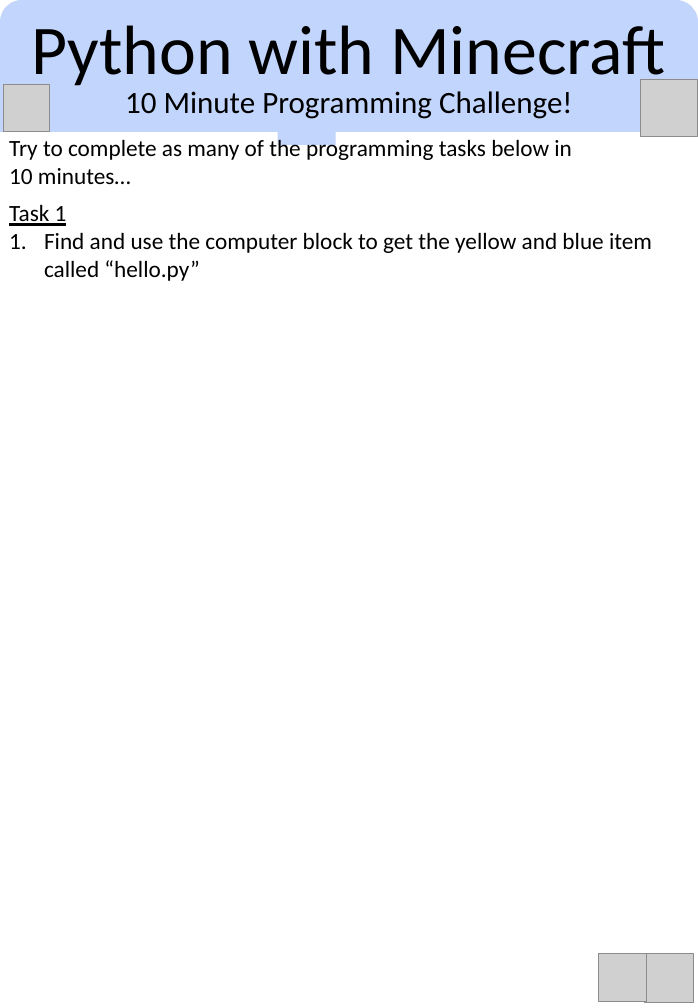
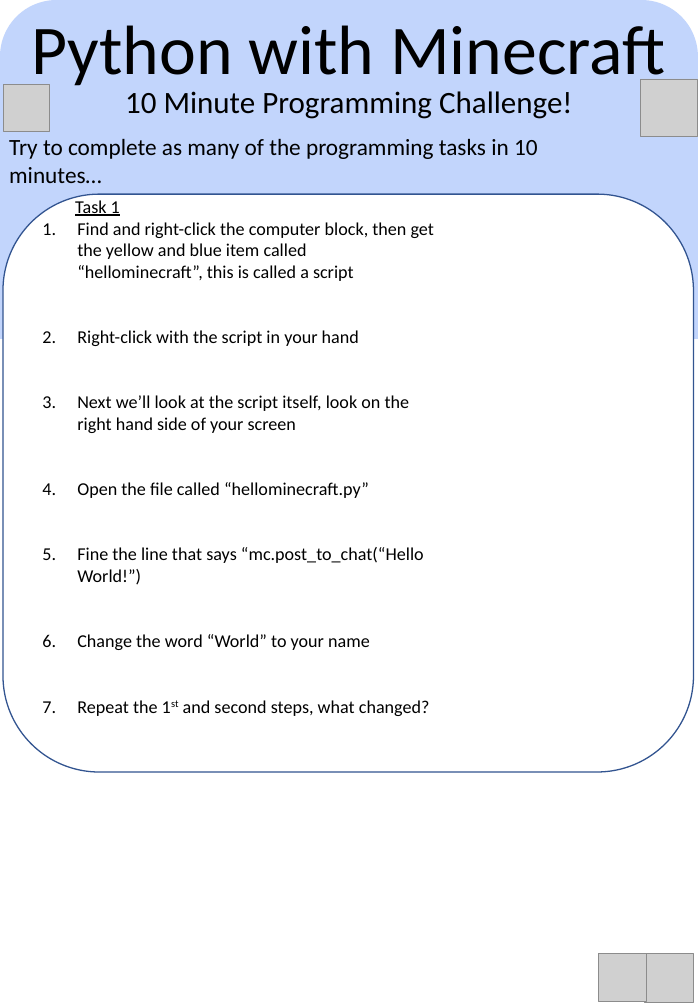
Before and after one commit to alvaropp/PythonTool_outreach, a slide deck: slide 1 of Challenges.pptx. Drawn at 698x1008 pixels with LibreOffice and Linux fonts; fonts in the diff are those of the drawing; grey boxes stand for pictures; background and template pictures are left out. Boxes give left, top, right and bottom in pixels: in the first picture for what was removed or moved away, otherwise in the second. Text is boxed around its words. In the diff, an @@ line names an element or a change of style, - is before the commit and + after.

Commit message:
Shifted the background and changed format to show 1 task per side for ease of reading with screenshots to come
Completed list of steps for 1st task

```diff
--- a/Challenges.pptx
+++ b/Challenges.pptx
@@ round same rect: place and size @@
-round same rect at [0,0,698,132]
+round same rect at [0,0,698,339]
@@ text at [9,139,538,183]: text changed @@
-Try to complete as many of the programming tasks below in 10 minutes…
+Try to complete as many of the programming tasks in 10 minutes…
@@ rectangle removed at [277,125,335,145] @@
@@ rounded rectangle added at [3,195,693,772], fill #FFFFFF, outline #325491 1 pt @@
@@ text "Task 1": place and size @@
-text "Task 1" at [9,205,652,281]
+text "Task 1" at [75,200,434,716]
@@ text at [75,200,120,216]: size 18 to 14 pt in "Task 1" @@
@@ text at [77,222,434,716]: text changed; size 18 to 14 pt @@
-1. Find and use the computer block to get the yellow and blue item called “hello.py”
+1. Find and right-click the computer block, then get the yellow and blue item called “hellominecraft”, this is called a script
+2. Right-click with the script in your hand
+3. Next we’ll look at the script itself, look on the right hand side of your screen
+4. Open the file called “hellominecraft.py”
+5. Fine the line that says “mc.post_to_chat(“Hello World!”)
+6. Change the word “World” to your name
+7. Repeat the 1st and second steps, what changed?
```
Also in this commit, not shown: 1 other file.
